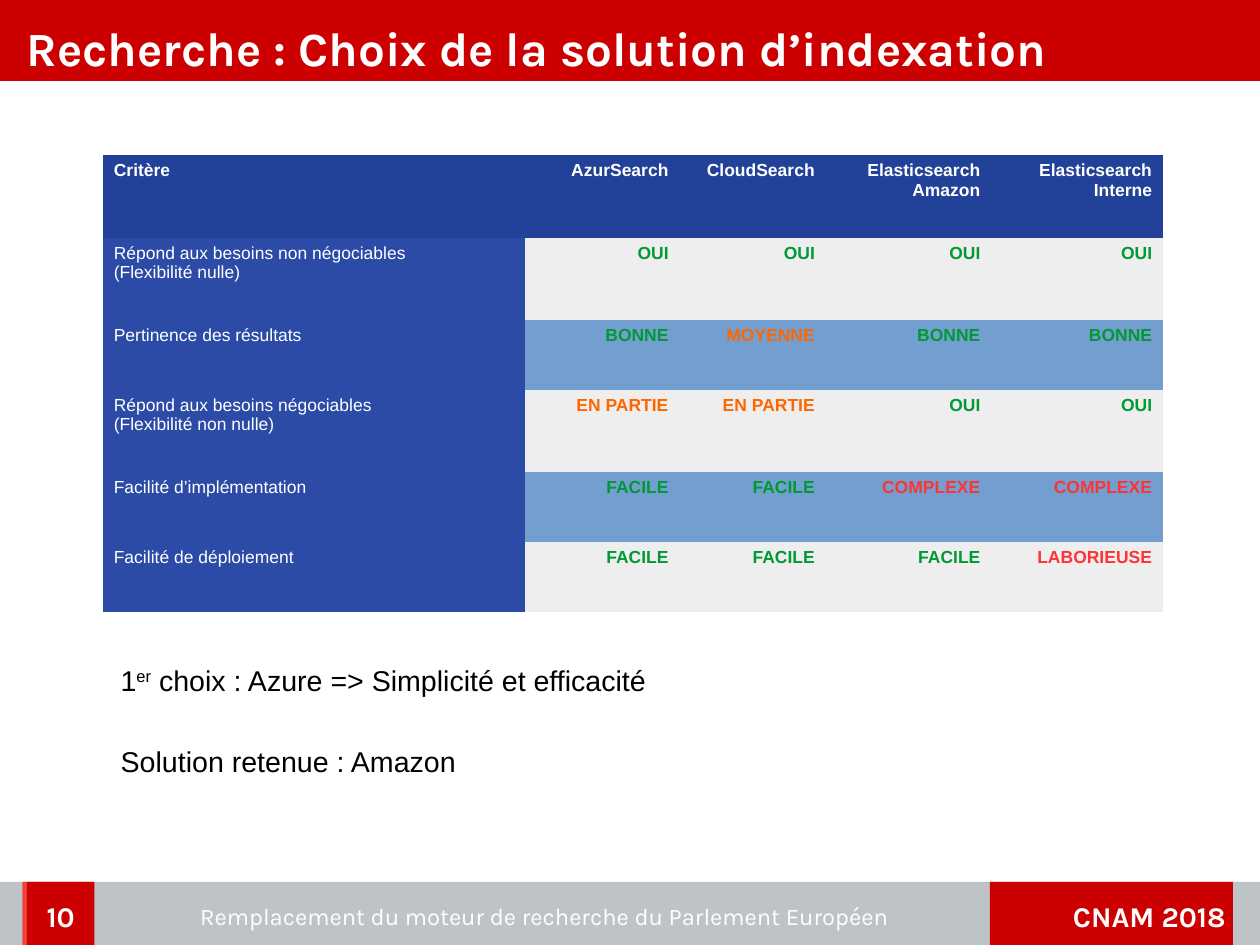
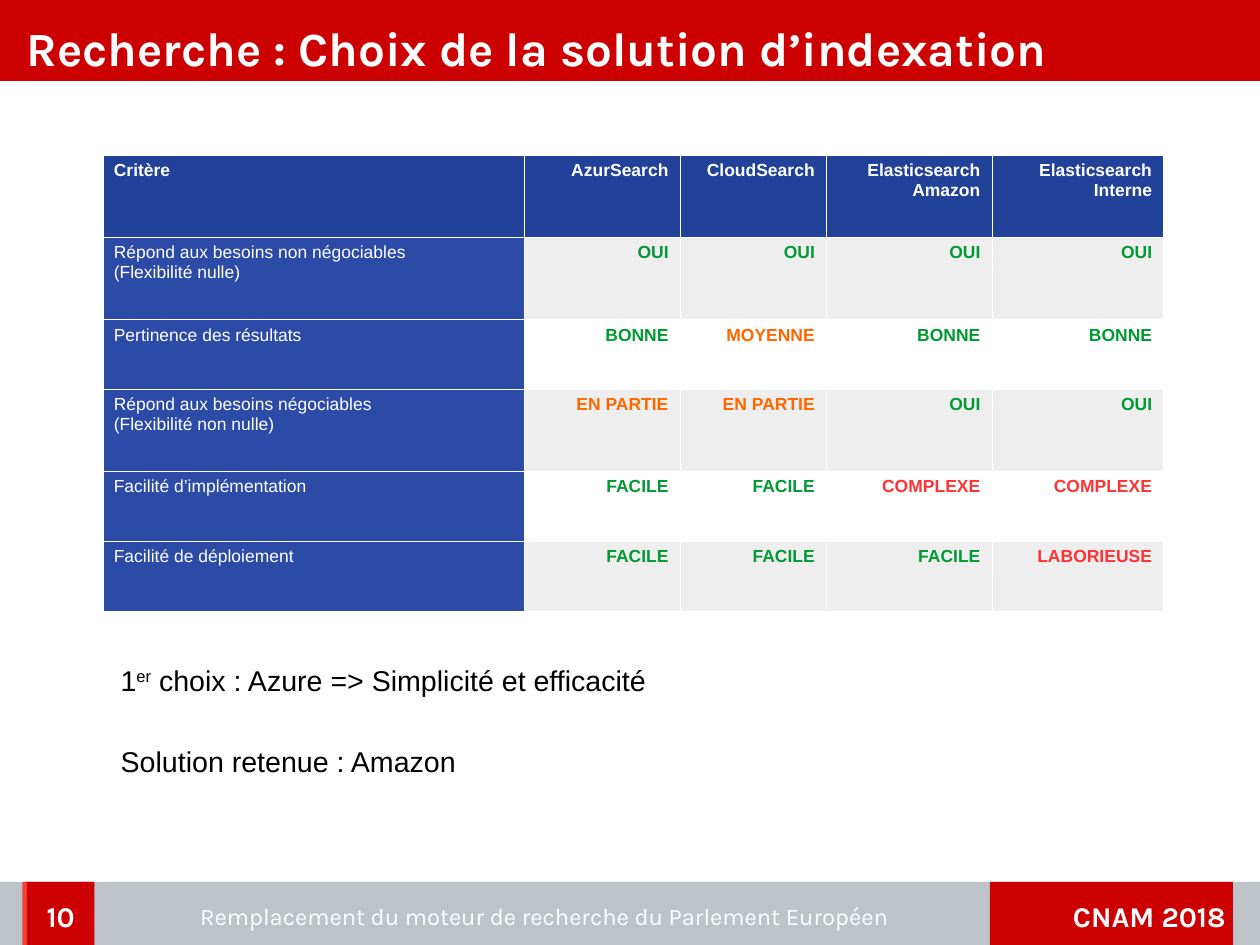
Before and after one commit to charleshuber/4tfront, a slide deck: slide 10 of memoire/presentation/memoire_presentation.odp. Drawn at 1260x945 pixels with LibreOffice and Linux fonts; fonts in the diff are those of the drawing; background and template pictures are left out. Boxes give left, top, right and bottom in pixels: in the first picture for what was removed or moved away, otherwise in the second. Text is boxed around its words. In the diff, an @@ line names an element or a change of style, - is before the commit and + after.

```diff
--- a/memoire/presentation/memoire_presentation.odp
+++ b/memoire/presentation/memoire_presentation.odp
@@ table at <box>103,155,1164,612</box> @@
@@ fill #729FCF to #FFFFFF in 8 cells @@
@@ borders changed @@
```
Also in this commit, not shown: 5 other slides changed, 1 slide removed, 1 other file.
